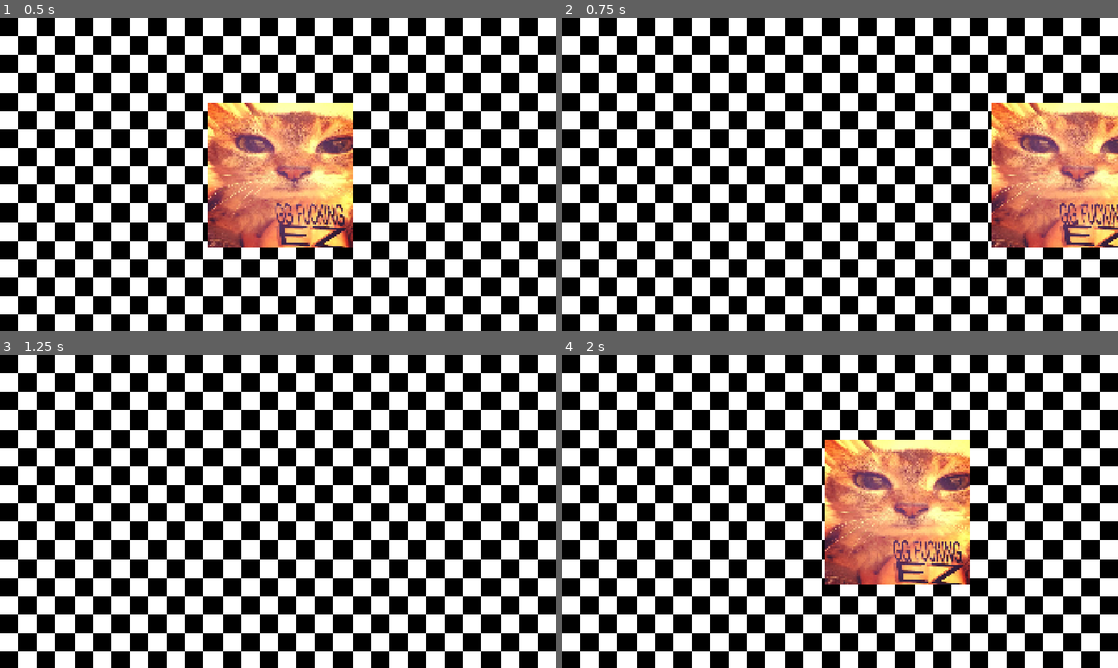
Above: before the commit, frames 1-4 (two rows, left to right).
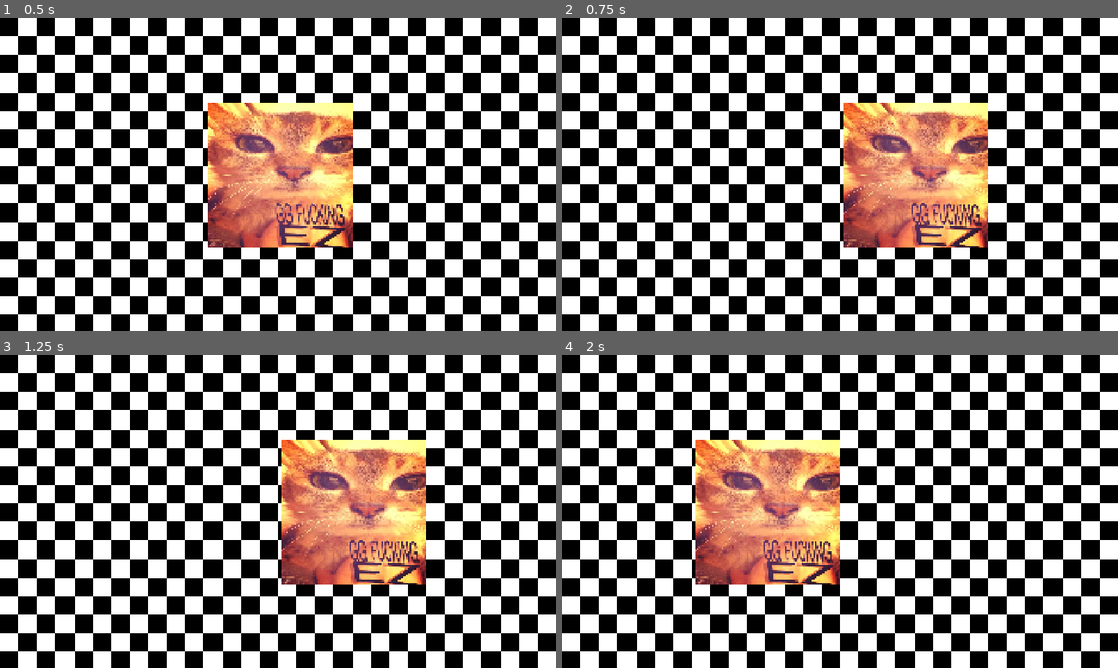
Above: after the commit, the same moments.

Repository: adevcat/hackmidwest26
Game: Godot game, scene res://scenes/main.tscn
The game is run twice, just before and just after one commit, with the same random seed, the same clock (stepped at 60 frames per second) and the same inputs.
Inputs:
- Up to frame 1 (0.5 s): no input
- Up to frame 2 (0.75 s): tap Enter at 0.5 s; hold D (move_right) from 0.53 s (still down)
- Up to frame 3 (1.25 s): keep holding D (move_right)
- Up to frame 4 (2 s): tap Space at 1.25 s; release D (move_right) at 1.28 s; hold A (move_left) from 1.28 s (still down)

Frame 1 is identical in both runs. In frame 2, 23% of the frame differs, in the area x 50-100%, y 27-74%; in frame 3, 12%; in frame 4, 23%, in the area x 24-74%, y 27-74%.

Commit message:
added right wall

Diff:
--- a/scenes/main.tscn
+++ b/scenes/main.tscn
@@ -21,6 +21,7 @@
 size = Vector2(63, 190)
 
 [sub_resource type="RectangleShape2D" id="RectangleShape2D_nbc2d"]
+size = Vector2(60, 189)
 
 [node name="Main" type="Node2D" unique_id=401390481]
 
@@ -32,7 +33,7 @@
 tile_set = SubResource("TileSet_74n7r")
 
 [node name="left_wall" type="Area2D" parent="." unique_id=922035503]
-position = Vector2(125, 413)
+position = Vector2(509, 415)
 metadata/_edit_group_ = true
 
 [node name="CollisionShape2D" type="CollisionShape2D" parent="left_wall" unique_id=2122272150]
@@ -42,4 +43,5 @@
 [node name="right_wall" type="Area2D" parent="." unique_id=1875464878]
 
 [node name="CollisionShape2D" type="CollisionShape2D" parent="right_wall" unique_id=458210591]
+position = Vector2(1376, 481)
 shape = SubResource("RectangleShape2D_nbc2d")
